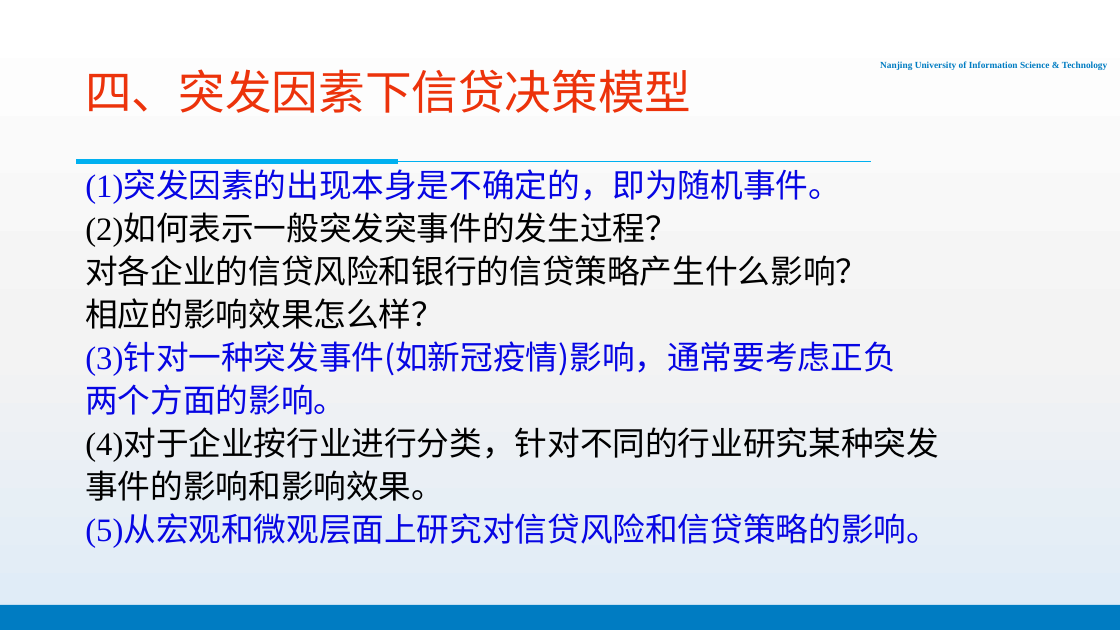
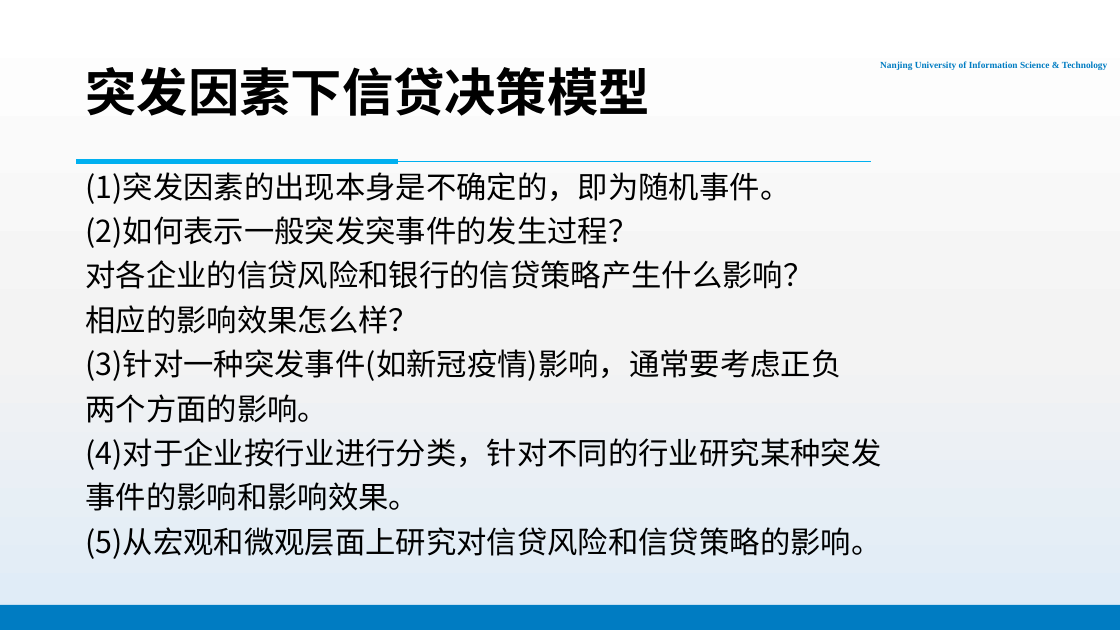
Before and after one commit to PhantomGMC/Week16-Math_model, a slide deck: slide 3 of 数模16周报告.pptx (slide 15 before the commit). Drawn at 1120x630 pixels with LibreOffice and Linux fonts; fonts in the diff are those of the drawing; background and template pictures are left out. Boxes give left, top, right and bottom in pixels: in the first picture for what was removed or moved away, otherwise in the second. Text is boxed around its words. In the diff, an @@ line names an element or a change of style, - is before the commit and + after.

```diff
--- a/数模16周报告.pptx
+++ b/数模16周报告.pptx
@@ title at <box>85,67,650,116</box>: text changed; size 40 to 44 pt; text colour #EC330B to #000000; bold on @@
-四、突发因素下信贷决策模型
+突发因素下信贷决策模型
@@ text "(1)突发因素的出现本身是不确定的，即为随机事件。" at <box>85,172,881,559</box>: size 28 to 26 pt; font Times New Roman to Noto Sans CJK SC in "(1)突发因素的出现本身是不确定的，即为随机事件。", "(2)如何表示一般突发突事件的发生过程？", "(3)针对一种突发事件(如新冠疫情)影响，通常要考虑正负", "(4)对于企业按行业进行分类，针对不同的行业研究某种突发" and 1 more places; text colour #0706E3 to #000000 in "(1)突发因素的出现本身是不确定的，即为随机事件。", "(3)针对一种突发事件(如新冠疫情)影响，通常要考虑正负", "两个方面的影响。", "(5)从宏观和微观层面上研究对信贷风险和信贷策略的影响。"; line spacing 0.8 to 0.9 @@
```
Also in this commit, not shown: 12 other slides changed, 8 slides added, 3 slides removed.
